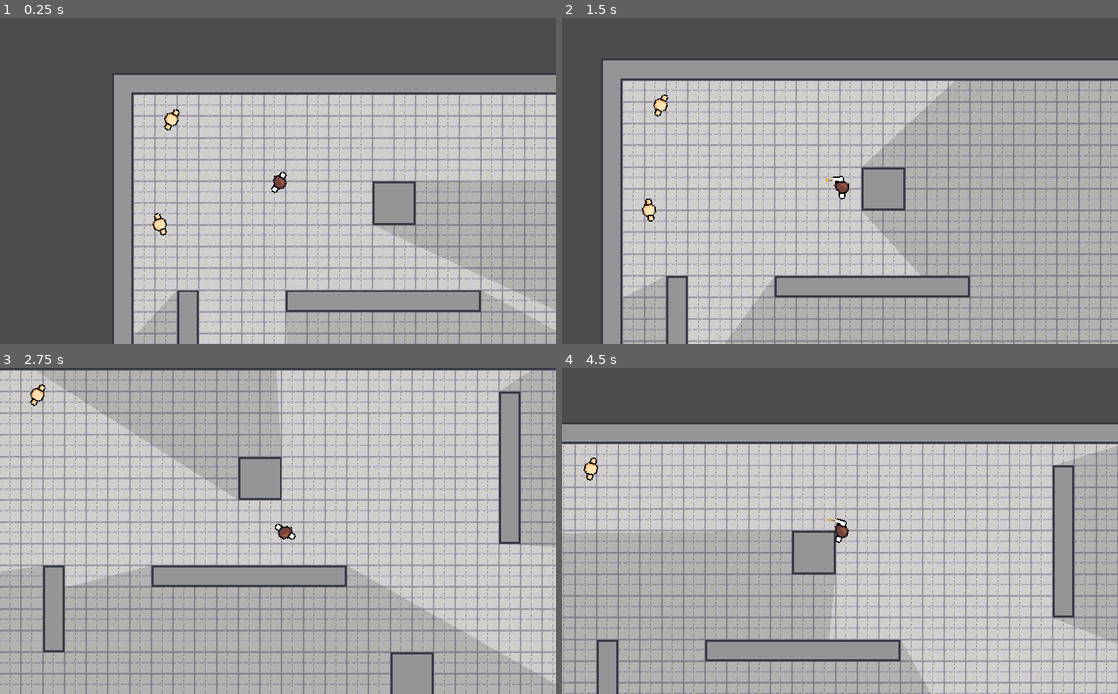
Above: before the commit, frames 1-4 (two rows, left to right).
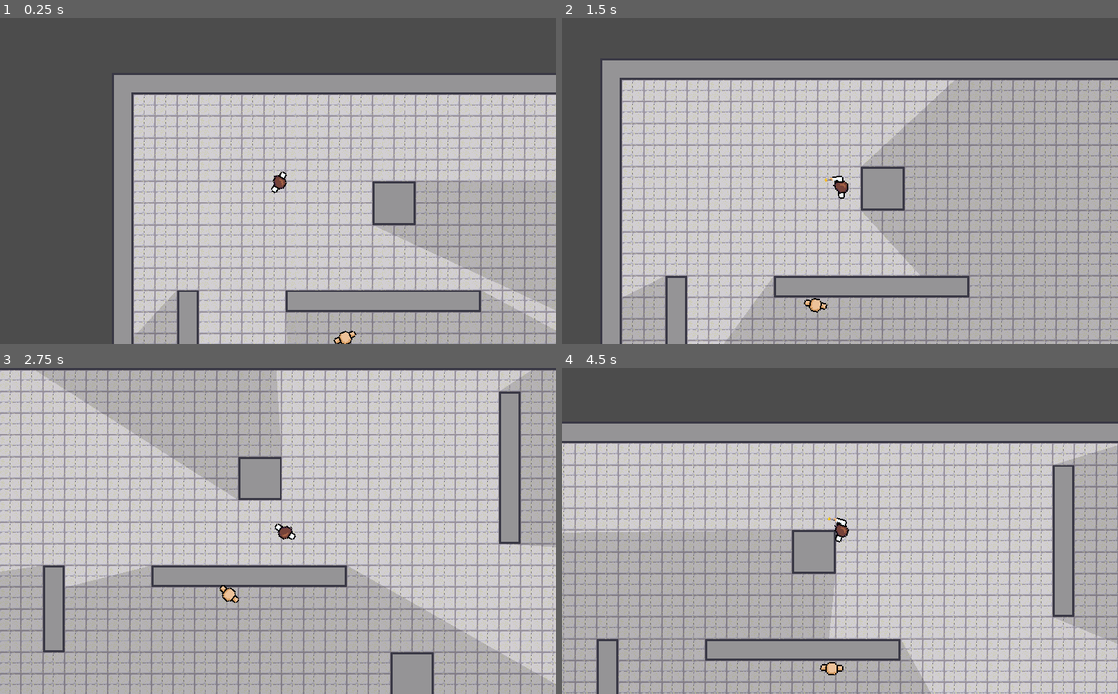
Above: after the commit, the same moments.

Repository: MatejKozica/game
Game: Godot game, scene res://src/testScene.tscn
Same seed, same stepped clock (60 frames per second), same inputs: the game is played once before the commit and once after it.
Inputs (mouse positions are in pixels of both pictures, inside the frame that each line leads up to):
- Up to frame 1 (0.25 s): no input
- Up to frame 2 (1.5 s): move the mouse to (962, 164) at 0.52 s; hold D (right) 0.53-1.28 s; click (962, 164) at 0.6 s; move the mouse to (728, 197) at 1.27 s; hold S (down) from 1.28 s (still down); click (728, 197) at 1.35 s
- Up to frame 3 (2.75 s): move the mouse to (333, 459) at 2.02 s; release S (down) at 2.03 s; hold D (right) from 2.03 s (still down); click (333, 459) at 2.1 s
- Up to frame 4 (4.5 s): move the mouse to (812, 596) at 2.77 s; release D (right) at 2.78 s; hold W (up) 2.78-3.53 s; click (812, 596) at 2.85 s; move the mouse to (1006, 579) at 3.52 s; hold A (left) from 3.53 s (still down); click (1006, 579) at 3.6 s; move the mouse to (673, 482) at 4.27 s; click (673, 482) at 4.35 s

The runs differ from the first frame. In frame 1, 0.3% of the frame differs, in the area x 27-65%, y 27-100%; in frame 2, 23%; in frame 3, 0.2%; in frame 4, 24%, in the area x 0-100%, y 17-100%.

Commit message:
Add enemy movement

Diff:
--- a/src/actors/Enemy.gd
+++ b/src/actors/Enemy.gd
@@ -1,9 +1,6 @@
 extends KinematicBody2D
 
 var player = null;
-
-func kill():
-	queue_free();
 
 func _ready():
 	add_to_group("enemies");
@@ -12,7 +9,12 @@
 	if player == null:
 		return
 
+	var movement : Vector2 = player.global_position - global_position;
+	move_and_slide(movement);
 	look_at(player.global_position);
 
 func set_player(p):
 	player = p;
+
+func kill():
+	queue_free();
--- a/src/actors/player/Player.tscn
+++ b/src/actors/player/Player.tscn
@@ -52,7 +52,7 @@
 "transitions": PoolRealArray( 1 ),
 "values": [ {
 "args": [  ],
-"method": "set_idle"
+"method": "shoot_end"
 } ]
 }
 tracks/2/type = "audio"
@@ -125,7 +125,7 @@
 [node name="Sprite" type="Sprite" parent="Player"]
 position = Vector2( -1.50169, 0 )
 rotation = -1.5708
-texture = ExtResource( 1 )
+texture = ExtResource( 3 )
 
 [node name="player_collision" type="CollisionShape2D" parent="Player"]
 visible = false
--- a/src/actors/player/scripts/Player.gd
+++ b/src/actors/player/scripts/Player.gd
@@ -6,6 +6,7 @@
 onready var raycast = $shooting_raycast;
 onready var fireEffect = $fireEffect;
 onready var camera = $Camera2D;
+onready var trace = $traceEffect
 
 enum{
 	IDLE, WALK, SHOOT
@@ -48,13 +49,16 @@
 			#state
 			_direction = _get_direction();
 
-			camera.shake(0.2, 1)
+			camera.shake(0.2, 2)
 			animation_state.travel("shooting");
 			fireEffect.emitting = true;
 
 			var target = raycast.get_collider();
+			var point = raycast.get_collision_point();
+
 			if raycast.is_colliding() and target.has_method("kill"):
 				target.kill();
+
 
 func _get_direction() -> Vector2:
 	var direction = Vector2(Input.get_action_strength("right") - Input.get_action_strength("left"),
@@ -66,7 +70,7 @@
 	velocity = speed * direction.normalized();
 	return velocity;
 
-func set_idle():
+func shoot_end():
 	state = IDLE;
 
 func kill():
--- a/src/testScene.tscn
+++ b/src/testScene.tscn
@@ -1,8 +1,9 @@
-[gd_scene load_steps=5 format=2]
+[gd_scene load_steps=6 format=2]
 
 [ext_resource path="res://src/actors/player/Player.tscn" type="PackedScene" id=1]
 [ext_resource path="res://src/actors/Enemy.tscn" type="PackedScene" id=2]
 [ext_resource path="res://src/tileset/tileset.tscn" type="PackedScene" id=3]
+[ext_resource path="res://assets/player/idle.png" type="Texture" id=4]
 
 [sub_resource type="AnimationNodeStateMachinePlayback" id=1]
 
@@ -13,17 +14,16 @@
 [node name="TileMap" parent="tileset" index="0"]
 tile_data = PoolIntArray( 0, 2, 131078, 1, 2, 131079, 2, 2, 3, 3, 2, 3, 4, 2, 3, 5, 2, 3, 6, 2, 3, 7, 2, 3, 8, 2, 3, 9, …(8670 unchanged characters)…
 
-[node name="Enemy2" parent="." instance=ExtResource( 2 )]
-position = Vector2( 70.9935, 224.263 )
-scale = Vector2( 2, 2 )
-
 [node name="Enemy" parent="." instance=ExtResource( 2 )]
-position = Vector2( 87.4152, 69.5817 )
+position = Vector2( 371.415, 451.582 )
 scale = Vector2( 2, 2 )
 
 [node name="Player" parent="." instance=ExtResource( 1 )]
 position = Vector2( 244.873, 159.277 )
 scale = Vector2( 2, 2 )
+
+[node name="Sprite" parent="Player/Player" index="0"]
+texture = ExtResource( 4 )
 
 [node name="AnimationTree" parent="Player/Player" index="3"]
 parameters/playback = SubResource( 1 )
